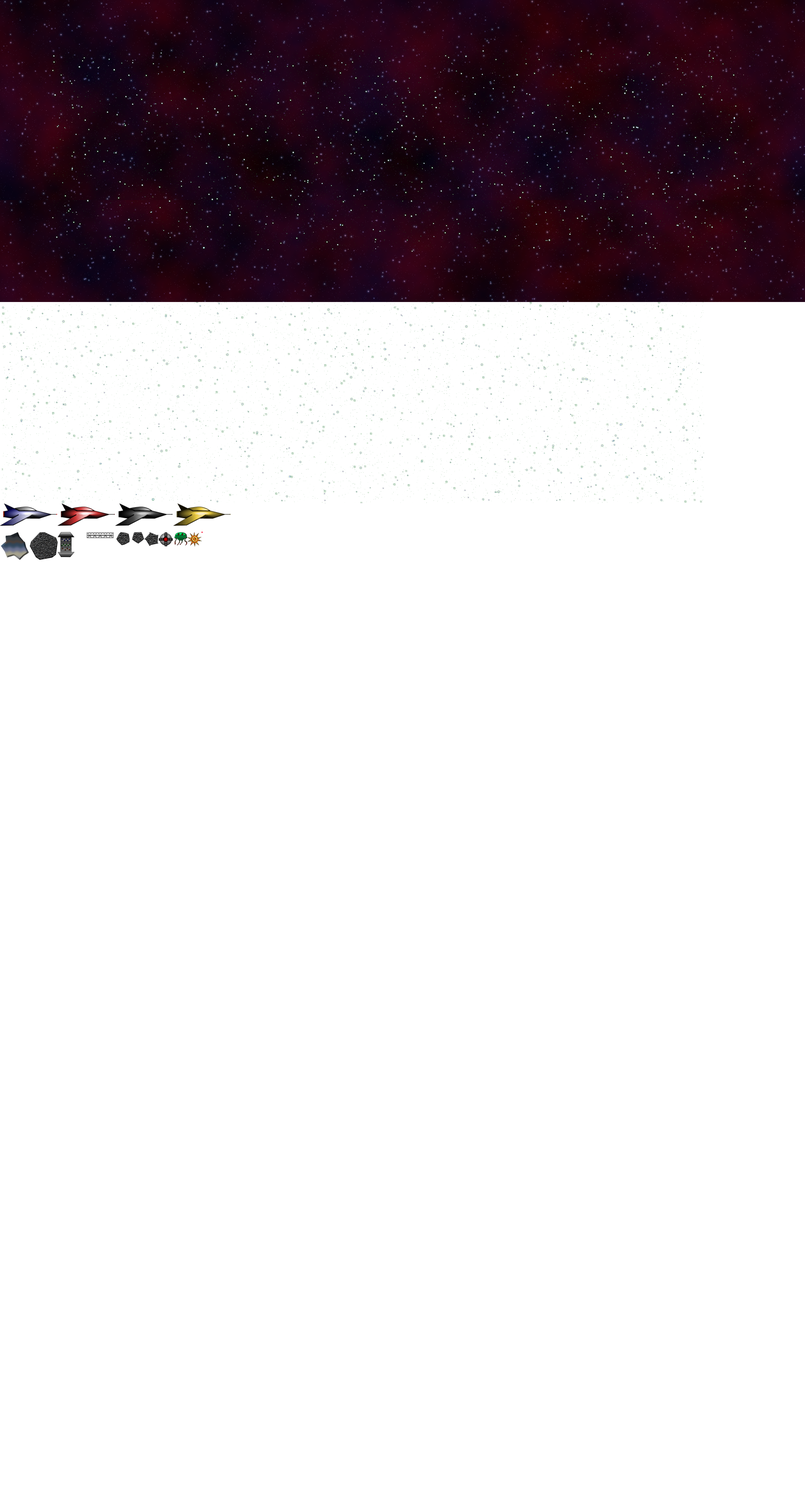
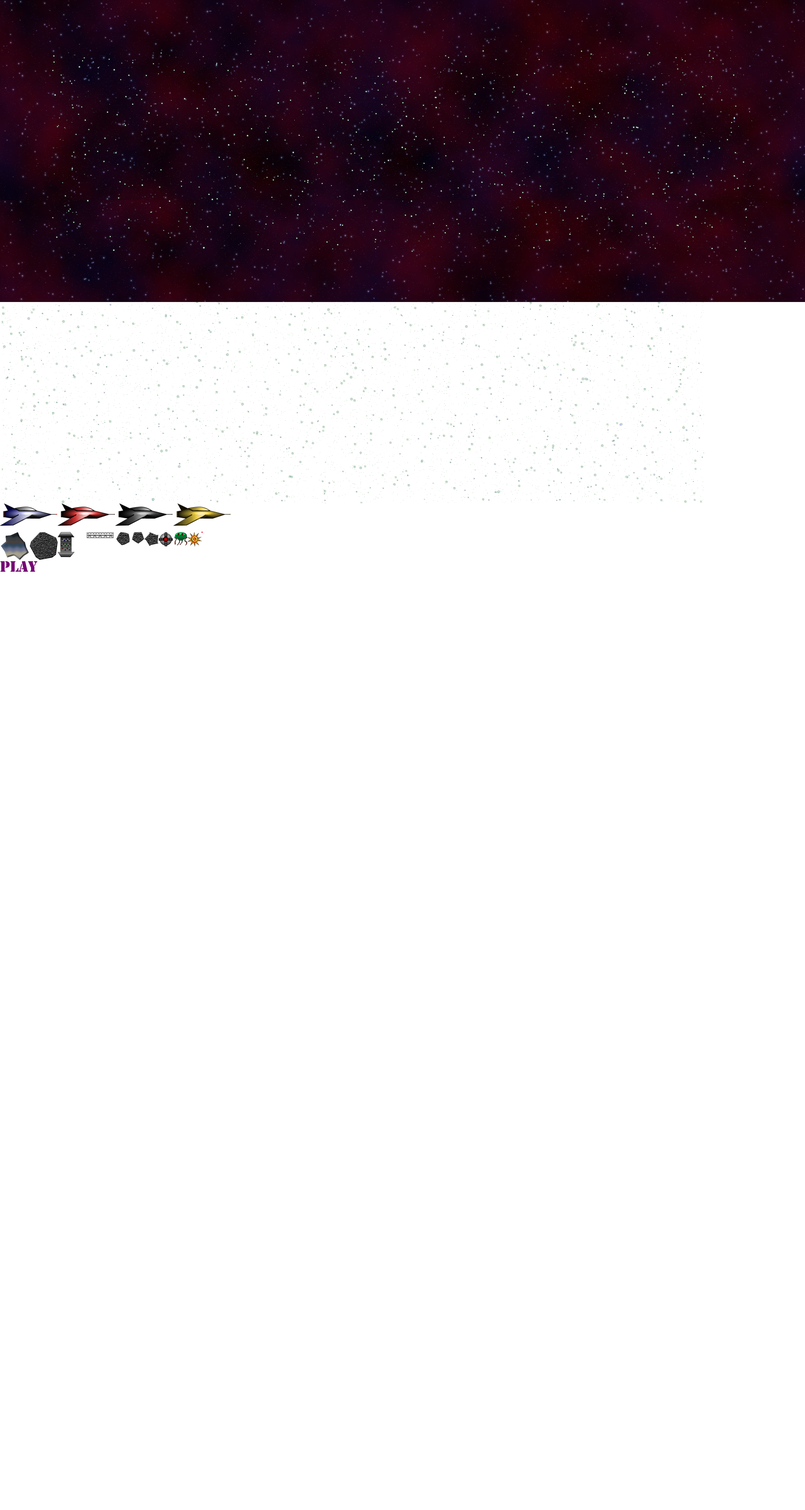
Revision of a layered 805px x 1510px image; what changed, layer by layer:
added layer "PLAY" above "ships" over (0, 561, 38, 572)
